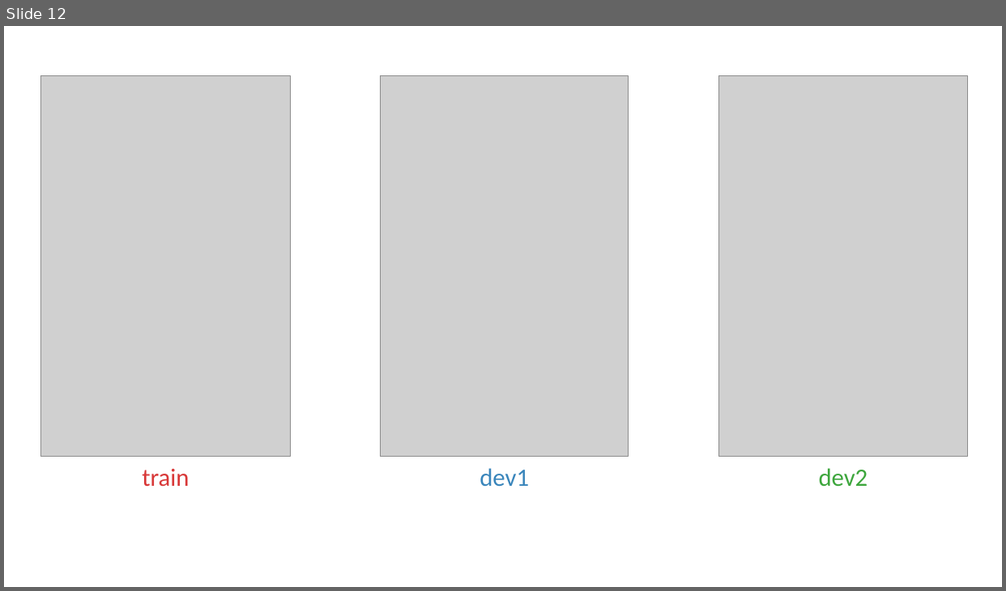
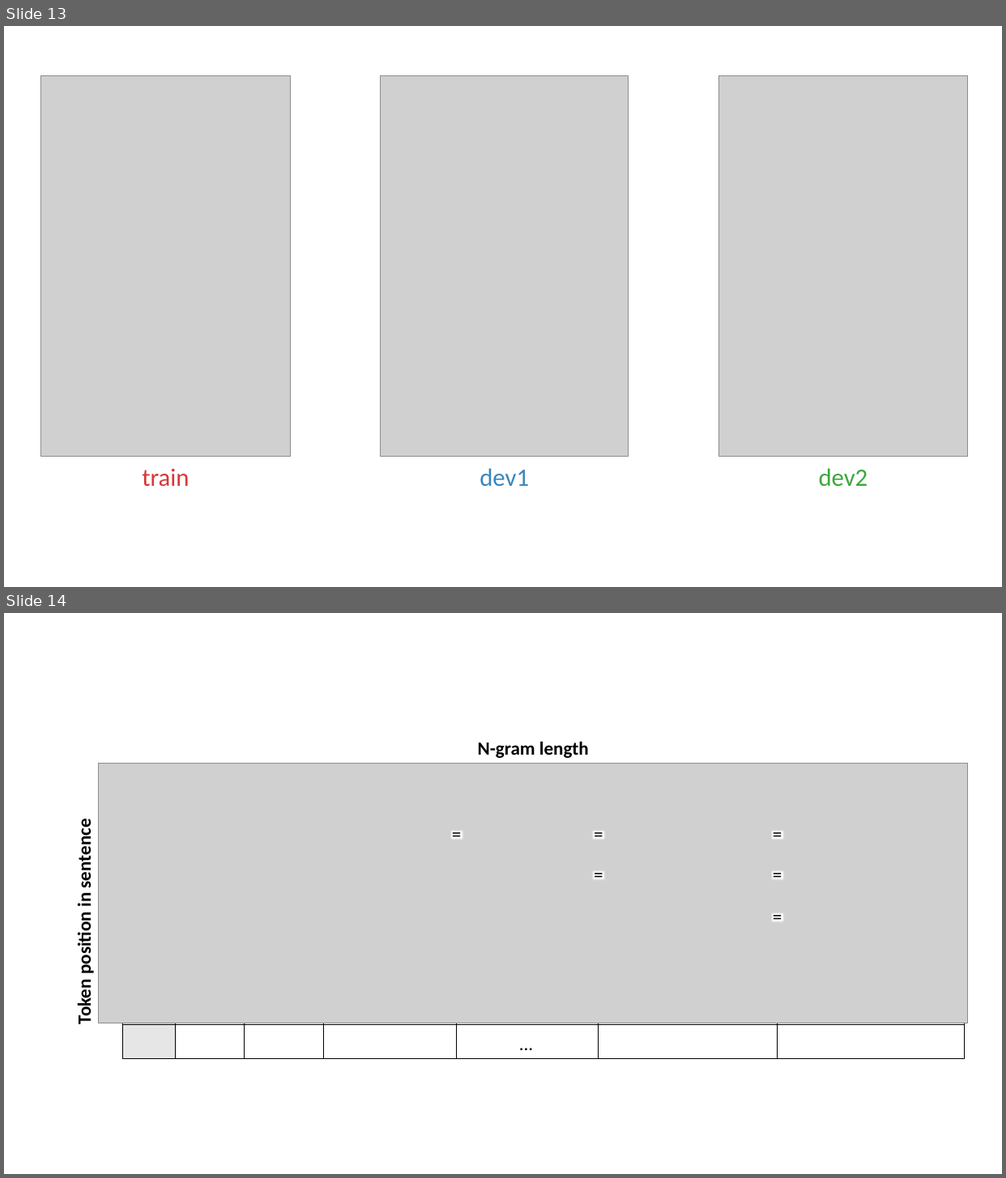
Before and after one commit to khanhnguyendata/ngram, a slide deck: ppt/medium.pptx. Shown one above the other, each under a label of ours: slide 12 before the commit, slides 13 and 14 after it. The pictures are 1006x591 and 1006x1178 pixels, drawn with LibreOffice and Linux fonts; fonts in the diff are those of the drawing; grey boxes stand for pictures. Boxes give left, top, right and bottom in pixels: in the first picture for what was removed or moved away, otherwise in the second. Text is boxed around its words. In the diff, an @@ line names an element or a change of style, - is before the commit and + after.

```diff
--- a/ppt/medium.pptx
+++ b/ppt/medium.pptx
@@ slide 14 added at (x1=4, y1=613, x2=1002, y2=1174), background #FFFFFF @@
@@ text added at (x1=478, y1=741, x2=589, y2=758), 18 pt, text #000000, bold @@
+N-gram length
@@ picture added at (x1=98, y1=764, x2=967, y2=1024) @@
@@ table added at (x1=122, y1=789, x2=965, y2=1059), 7 rows, 7 columns @@
+ |  |  |  |  |  | 
+ |  |  |  |  |  | 
+ |  |  |  |  |  | 
+ |  |  |  |  |  | 
+ |  |  |  |  |  | 
+ |  |  |  |  |  | 
+ |  |  |  |  |  | 
@@ text added at (x1=73, y1=825, x2=96, y2=1024), 18 pt, text #000000, bold @@
+Token position in sentence
@@ text added at (x1=445, y1=818, x2=469, y2=848), 18 pt, text #000000 @@
+=
@@ text added at (x1=586, y1=818, x2=611, y2=848), 18 pt, text #000000 @@
+=
@@ text added at (x1=765, y1=818, x2=790, y2=848), 18 pt, text #000000 @@
+=
@@ text added at (x1=586, y1=858, x2=611, y2=888), 18 pt, text #000000 @@
+=
@@ text added at (x1=765, y1=858, x2=790, y2=888), 18 pt, text #000000 @@
+=
@@ text added at (x1=765, y1=901, x2=790, y2=931), 18 pt, text #000000 @@
+=
@@ text added at (x1=512, y1=1029, x2=575, y2=1059), 18 pt, text #000000 @@
+...
@@ what was slide 12 is now slide 13 @@
```
Also in this commit, not shown: 1 slide changed, 10 other slides added, 15 other files.
